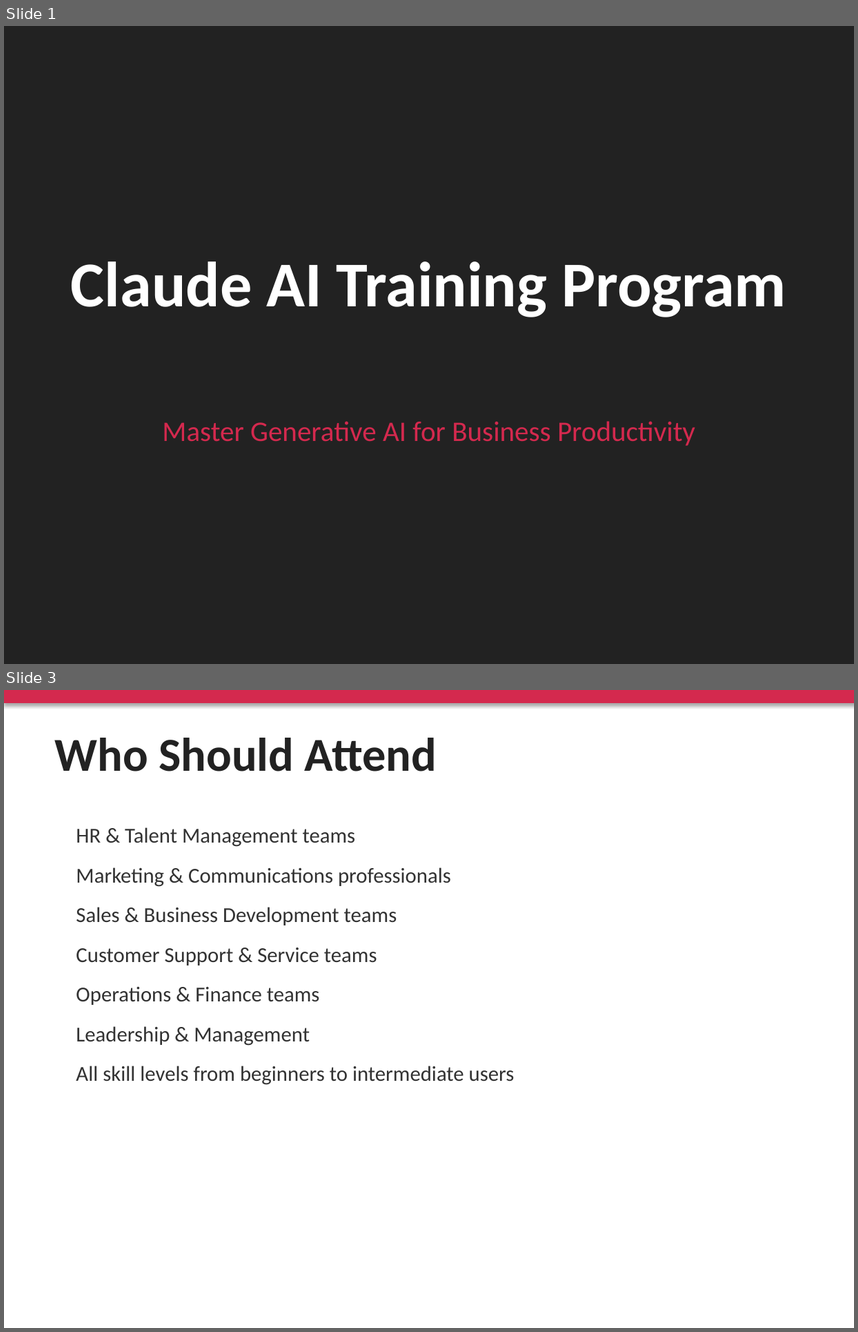
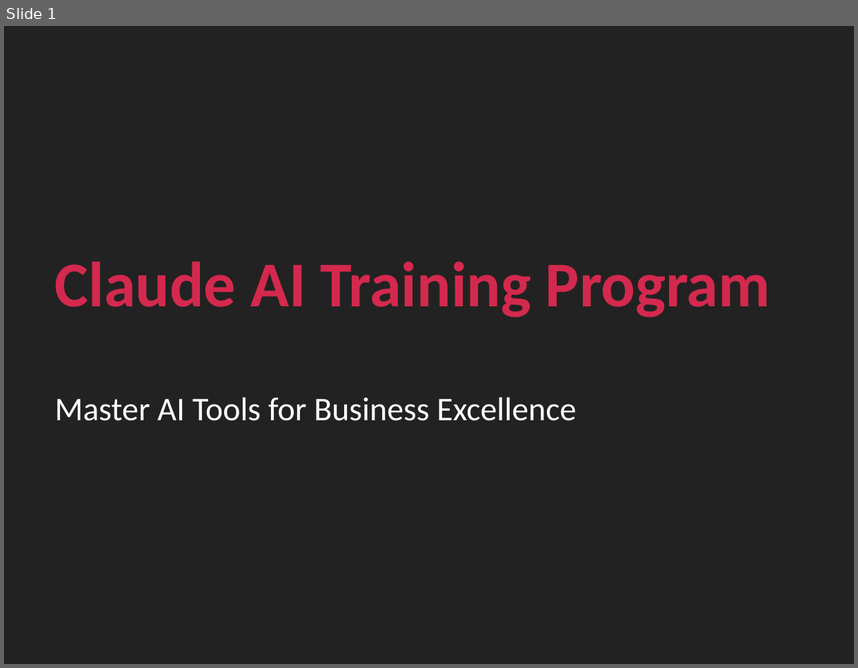
Before and after one commit to biswajitdas793-del/Self, a slide deck: training-program/presentation/Claude_AI_Training_Program.pptx. Shown one above the other, each under a label of ours: slides 1 and 3 before the commit, slide 1 after it; the slides between them are not shown. The pictures are 858x1332 and 858x668 pixels, drawn with LibreOffice and Linux fonts; fonts in the diff are those of the drawing. Boxes give left, top, right and bottom in pixels: in the first picture for what was removed or moved away, otherwise in the second. Text is boxed around its words. In the diff, an @@ line names an element or a change of style, - is before the commit and + after.

```diff
--- a/training-program/presentation/Claude_AI_Training_Program.pptx
+++ b/training-program/presentation/Claude_AI_Training_Program.pptx
@@ slide 3 removed at (4,690,854,1328), background #FFFFFF @@
@@ rectangle removed at (4,690,854,702) @@
@@ text removed at (55,738,437,771) @@
-Who Should Attend
@@ text removed at (76,827,515,1085) @@
-HR & Talent Management teams
-Marketing & Communications professionals
-Sales & Business Development teams
-Customer Support & Service teams
-Operations & Finance teams
-Leadership & Management
-All skill levels from beginners to intermediate users
@@ slide 1 changed as well @@
@@ text "Claude AI Training Program" at (55,261,771,317): text colour #FFFFFF to #D4294E; alignment centre to left @@
@@ text at (55,397,576,421): text changed; size 24 to 28 pt; text colour #D4294E to #FFFFFF @@
-Master Generative AI for Business Productivity
+Master AI Tools for Business Excellence
```
Also in this commit, not shown: 5 other slides changed, 92 slides added, 110 other slides removed, 1 other file.
